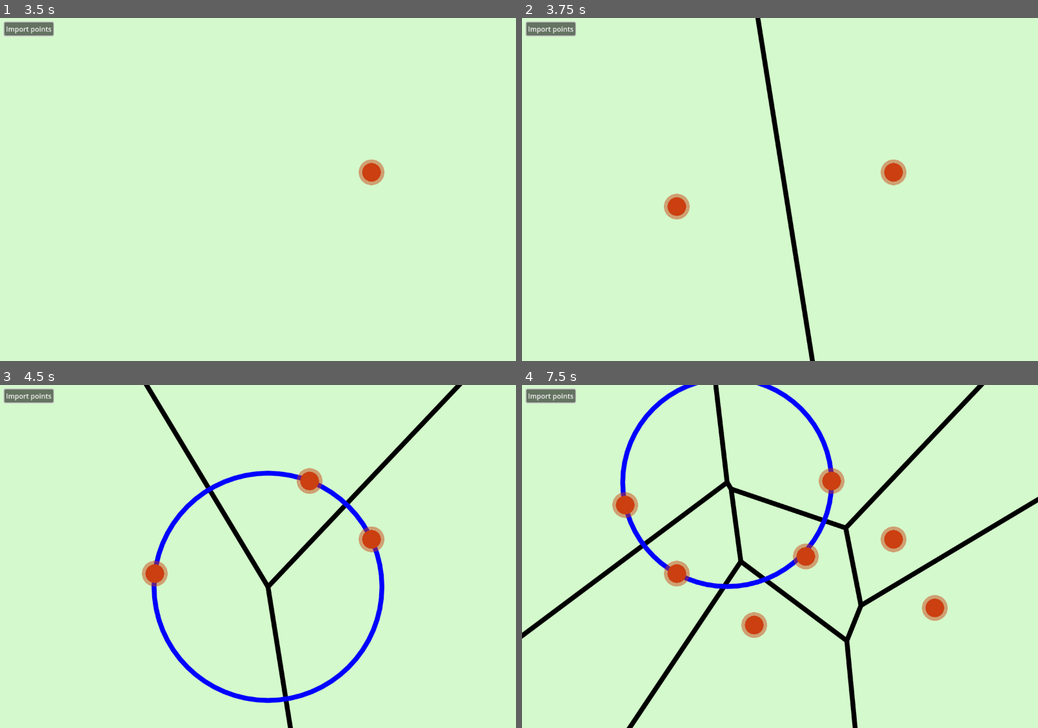
Above: before the commit, frames 1-4 (two rows, left to right).
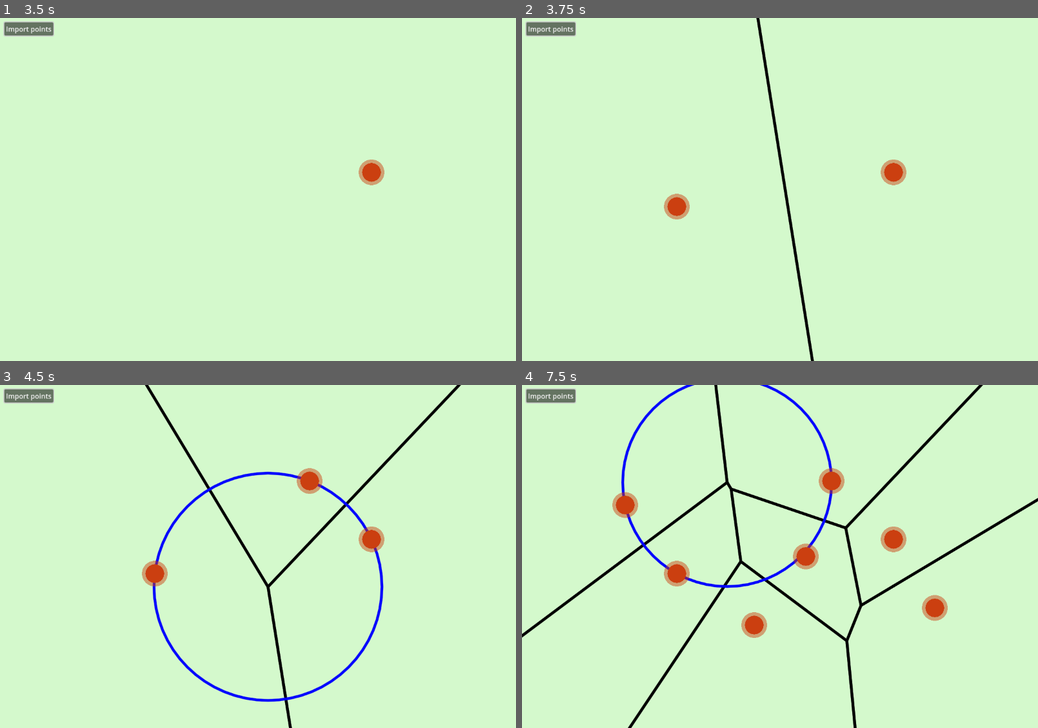
Above: after the commit, the same moments.

Repository: riorio805/geokom
Game: Godot game, scene res://main.tscn
Two runs of this game, one before a commit and one after it. Both use one fixed random seed, a clock stepped at 60 frames per second and the inputs below. Before the commit the project starts from res://fredo's playground/fredo.tscn.
Inputs (mouse positions are in pixels of both pictures, inside the frame that each line leads up to):
- Up to frame 1 (3.5 s): click "Import points" at 0.5 s; click "Import points" at 1.25 s; click "Import points" at 2 s; tap Enter at 2.75 s; move the mouse to (371, 172) at 2.77 s; click (371, 172) at 2.92 s
- Up to frame 2 (3.75 s): tap R (debug_reset) at 3.5 s; drag from (676, 206) to (754, 258) at 3.52 s
- Up to frame 3 (4.5 s): tap R (debug_reset) at 4.25 s; move the mouse to (309, 481) at 4.27 s; click (309, 481) at 4.42 s
- Up to frame 4 (7.5 s): tap R (debug_reset) at 5, 5.75, 6.5 s; drag from (754, 625) to (625, 505) at 5.02 s; move the mouse to (934, 607) at 5.77 s; click (934, 607) at 5.92 s; tap F3 (debug) at 6.4 s; drag from (625, 505) to (702, 470) at 6.52 s; move the mouse to (805, 556) at 7.27 s; click (805, 556) at 7.42 s

Frame 1 is identical in both runs. In frame 2, 0.6% of the frame differs, in the area x 45-57%, y 0-100%; in frame 3, 2.4%; in frame 4, 3.6%, in the area x 0-100%, y 0-100%.

Commit message:
circles done

Diff:
--- a/classes/event/circle_event.gd
+++ b/classes/event/circle_event.gd
@@ -4,12 +4,14 @@
 #var y:float
 var arc:ArcTreeNode
 var vertex: Vertex
+var circle:Circle
 
-static func create_circle_event(y_val:float, a:ArcTreeNode, vtx:Vertex) -> CircleEvent:
+static func create_circle_event(y_val:float, a:ArcTreeNode, vtx:Vertex, o:Circle) -> CircleEvent:
 	var out = CircleEvent.new()
 	out.y = y_val
 	out.arc = a
 	out.vertex = vtx
+	out.circle = o
 	return out
 
 func value():
--- a/objects/void_fortune/arc_tree_node.gd
+++ b/objects/void_fortune/arc_tree_node.gd
@@ -13,6 +13,7 @@
 # Focus of arc
 var vertex:Vertex
 # Extra arc references to help arc bounds calculations (breakpoints)
+# and to help deletion
 var prev:ArcTreeNode
 var next:ArcTreeNode
 # Half-edges associated with this arc
@@ -55,7 +56,7 @@
 	return self.left == null and self.right == null
 
 
-## Get the breakpoint between both parabola (from the vertices) with the directrix = l_y.
+## Get the breakpoint between two parabola (from the vertices) with the directrix = l_y.
 ## Always returns the breakpoint where the left arc corresponds with the left vertex, and right arc with the right vertex.
 ## Throws an assertion error if both points are close to the directrix, or below.
 static func get_breakpoint(left_vertex:Vertex, right_vertex:Vertex, l_y:float) -> Vector2:
@@ -209,7 +210,7 @@
 # Add/split arcs
 # ==================
 
-## Special case when 2 points with really high point
+## Special case when point intersects the beachline really high up, just use a point on the bisector(s) as the intersect point
 func add_arc(focus:Vertex) -> ArcTreeNode:
 	#print("in add_arc::", self.vertex, " with focus: ", focus)
 	var diff = focus.point.x - self.vertex.point.x
@@ -260,13 +261,13 @@
 			var circle = Circle.create_from_3_points(
 				self.prev.vertex.point, self.vertex.point, self.next.vertex.point)
 			var event = CircleEvent.create_circle_event(circle.center.y - circle.radius,
-				self, self.vertex)
+				self, self.vertex, circle)
 			event_queue.add(event)
 		if new_arc.get_focus_angle() < -MACHINE_EPS:
 			var circle = Circle.create_from_3_points(
 				new_arc.prev.vertex.point, new_arc.vertex.point, new_arc.next.vertex.point)
 			var event = CircleEvent.create_circle_event(circle.center.y - circle.radius,
-				new_arc, new_arc.vertex)
+				new_arc, new_arc.vertex, circle)
 			event_queue.add(event)
 
 	# focus to the left
@@ -291,7 +292,7 @@
 			var circle = Circle.create_from_3_points(
 				self.prev.vertex.point, self.vertex.point, self.next.vertex.point)
 			var event = CircleEvent.create_circle_event(circle.center.y - circle.radius,
-				self, self.vertex)
+				self, self.vertex, circle)
 			event_queue.add(event)
 
 		# Do the same to other side of focus if self.prev exists
@@ -321,13 +322,13 @@
 			var circle = Circle.create_from_3_points(
 				self.prev.vertex.point, self.vertex.point, self.next.vertex.point)
 			var event = CircleEvent.create_circle_event(circle.center.y - circle.radius,
-				self, self.vertex)
+				self, self.vertex, circle)
 			event_queue.add(event)
 		if new_arc.get_focus_angle() < -MACHINE_EPS:
 			var circle = Circle.create_from_3_points(
 				new_arc.prev.vertex.point, new_arc.vertex.point, new_arc.next.vertex.point)
 			var event = CircleEvent.create_circle_event(circle.center.y - circle.radius,
-				new_arc, new_arc.vertex)
+				new_arc, new_arc.vertex, circle)
 			event_queue.add(event)
 
 
@@ -410,7 +411,7 @@
 		var circle = Circle.create_from_3_points(
 			left_arc.prev.vertex.point, left_arc.vertex.point, left_arc.next.vertex.point)
 		var event = CircleEvent.create_circle_event(circle.center.y - circle.radius,
-			left_arc, left_arc.vertex)
+			left_arc, left_arc.vertex, circle)
 		#print(str(left_arc.vertex), ":: arc circle event at circle=", circle, ", y=", event.y)
 		event_queue.add(event)
 	#print("Right arc angle is ", right_arc.get_focus_angle())
@@ -418,7 +419,7 @@
 		var circle = Circle.create_from_3_points(
 			right_arc.prev.vertex.point, right_arc.vertex.point, right_arc.next.vertex.point)
 		var event = CircleEvent.create_circle_event(circle.center.y - circle.radius,
-			right_arc, right_arc.vertex)
+			right_arc, right_arc.vertex, circle)
 		#print(str(right_arc.vertex), ":: arc circle event at circle=", circle, ", y=", event.y)
 		event_queue.add(event)
 
@@ -549,13 +550,13 @@
 		var circle = Circle.create_from_3_points(
 			check_prev.prev.vertex.point, check_prev.vertex.point, check_prev.next.vertex.point)
 		var event = CircleEvent.create_circle_event(circle.center.y - circle.radius,
-					check_prev, check_prev.vertex)
+					check_prev, check_prev.vertex, circle)
 		to_delete.event_queue.add(event)
 	if check_next != null and check_next.get_focus_angle() < -MACHINE_EPS:
 		var circle = Circle.create_from_3_points(
 			check_next.prev.vertex.point, check_next.vertex.point, check_next.next.vertex.point)
 		var event = CircleEvent.create_circle_event(circle.center.y - circle.radius,
-					check_next, check_next.vertex)
+					check_next, check_next.vertex, circle)
 		to_delete.event_queue.add(event)
 
 	# "delete" the arc
--- a/objects/void_fortune/voronoi_fortune.gd
+++ b/objects/void_fortune/voronoi_fortune.gd
@@ -1,14 +1,15 @@
 extends Node2D
 
 const REALLY_HIGH = 1e4
-const REALLY_LOW = -1e5
 const HALF_EDGE_DIST = 1e6
 
 var bounding_box:Rect2 = Rect2()
 
 var draw_faces:Array[Face] = []
+var draw_circles:Array[Circle] = []
 
 var color = Color.BLACK
+const circle_event_color = Color.BLUE
 var line_width = 5
 
 func _draw() -> void:
@@ -16,7 +17,10 @@
 		#print(face.edge_list)
 		for edge in face.edge_list:
 			if edge.start != null and edge.end != null:
-				draw_line(edge.start.point, edge.end.point, color, line_width)
+				draw_line(edge.start.point, edge.end.point, color, line_width, true)
+
+	for circle in draw_circles:
+		draw_circle(circle.center, circle.radius, circle_event_color, false, line_width, true)
 
 func _process(_delta) -> void:
 	if Input.is_action_just_pressed("debug"):
@@ -31,8 +35,8 @@
 	if len(nodes) == 0:
 		return
 
-	print("=============================")
-	print("=========== update ==========")
+	#print("=============================")
+	#print("=========== update ==========")
 	var points = nodes.map(func (p): return p.position)
 	# remove duplicate points
 	points = _array_unique(points)
@@ -42,10 +46,7 @@
 		if a.y < b.y: return false
 		return a.x > b.x
 	)
-	print(points)
-	# add a point really high up to handle 2 points near the top
-	#var first_vertex = Vertex.create_vertex_auto_face(points[0] + Vector2(0, REALLY_HIGH))
-	# into vertice with face
+	#print(points)
 	var vertices = points.map(func (p): return Vertex.create_vertex_auto_face(p))
 	#print("Points:", vertices)
 	# create event queue initialize with site events
@@ -62,6 +63,7 @@
 	# main loop
 	#print(root_arc)
 	#print(event_queue.peek())
+	var circles:Array[Circle] = []
 	while not event_queue.is_empty():
 		var nxt_event = event_queue.remove()
 		if nxt_event is SiteEvent:
@@ -70,6 +72,8 @@
 			#print(event_queue.peek())
 		elif nxt_event is CircleEvent:
 			if nxt_event.is_valid():
+				# Add circle corresponding to this event to the circles
+				circles.append(nxt_event.circle)
 				root_arc = ArcTreeNode.delete_arc(nxt_event.arc, nxt_event.y)
 				#print(root_arc)
 				#print(event_queue.peek())
@@ -104,10 +108,22 @@
 			curr.vertex.face.edge_list.append(curr.right_hedge)
 		curr = curr.next
 
+	# get faces
 	draw_faces = []
 	for vtx in vertices:
 		draw_faces.append(vtx.face)
 		pass
+
+	# get circles
+	draw_circles = []
+	if len(circles) > 0:
+		var max_radius = -1
+		for c in circles:
+			if c.radius > max_radius:
+				max_radius = c.radius
+		for c in circles:
+			if c.radius >= max_radius:
+				draw_circles.append(c)
 
 	queue_redraw()
 
--- a/project.godot
+++ b/project.godot
@@ -11,7 +11,7 @@
 [application]
 
 config/name="voronoi"
-run/main_scene="res://fredo's playground/fredo.tscn"
+run/main_scene="res://main.tscn"
 config/features=PackedStringArray("4.3", "Forward Plus")
 config/icon="res://icon.svg"
 
